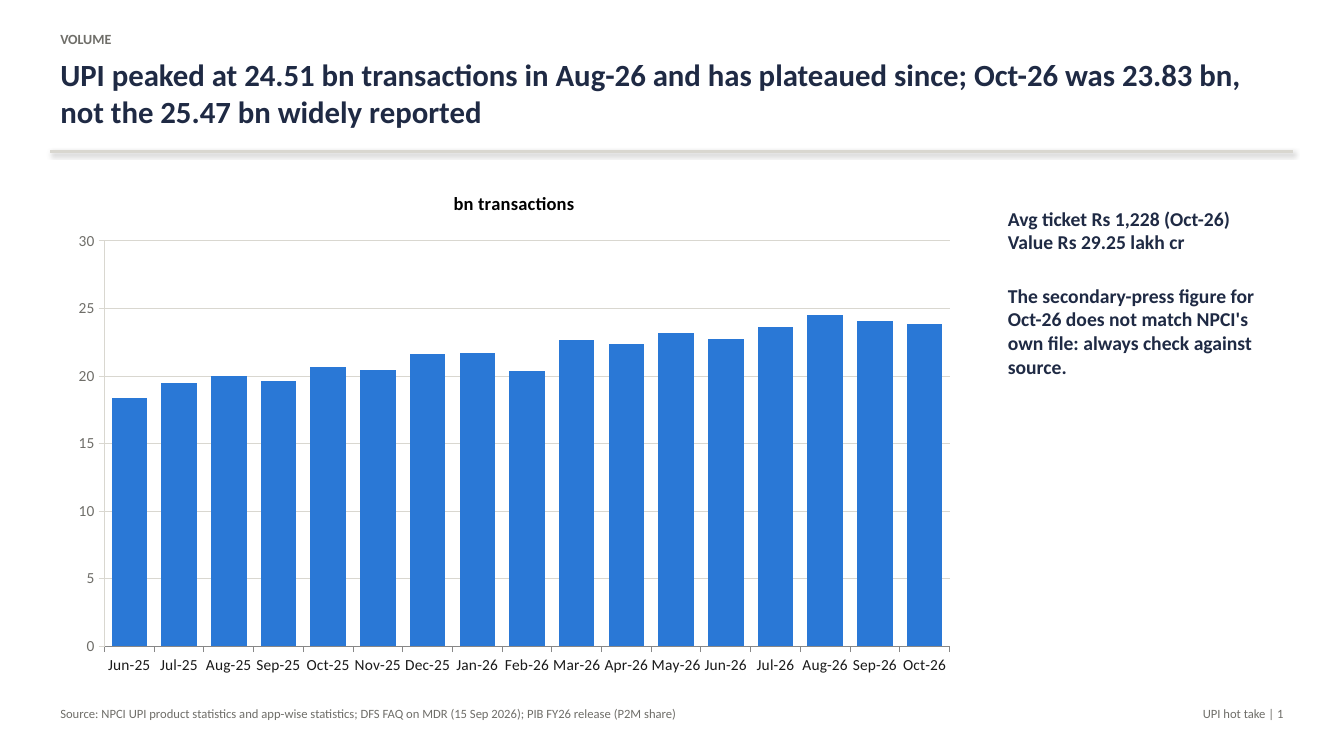
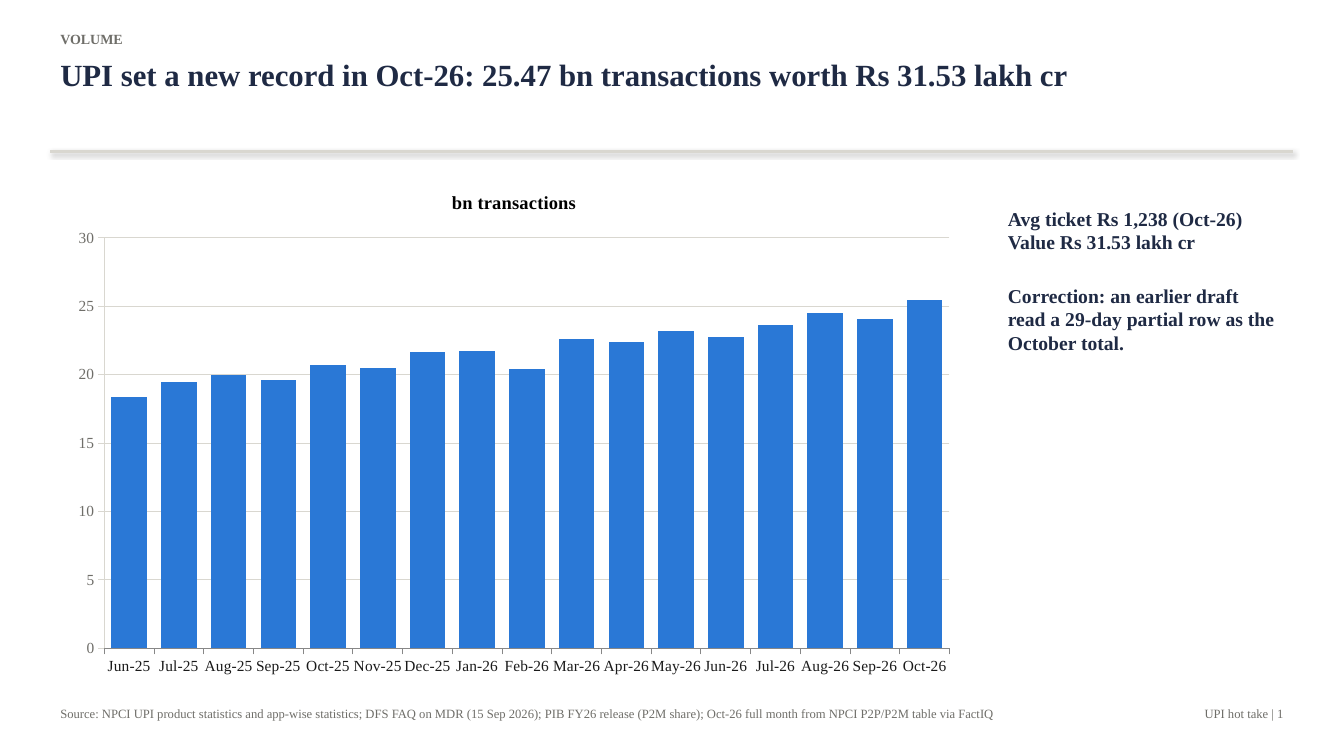
Before and after one commit to DogInfantry/Bank-Profitability, a slide deck: slide 1 of decks/03_UPI_MDR_and_Cap.pptx. Drawn at 1344x756 pixels with LibreOffice and Linux fonts; fonts in the diff are those of the drawing. Boxes give left, top, right and bottom in pixels: in the first picture for what was removed or moved away, otherwise in the second. Text is boxed around its words. In the diff, an @@ line names an element or a change of style, - is before the commit and + after.

Commit message:
HDFC RoA steerco deck, CEO memo and cockpit; scenario export; corrections to UPI Oct-26 and SBI NIM claims
- decks/build_hdfc_deck.py: 31-slide steering-committee deck (SCR, issue tree, modules A-H, levers, bridge, roadmap, KPIs, risks, appendix), Garamond, no italics, source line on every slide
- decks/build_memo.py: two-page CEO memo in pyramid form
- pipeline/export_scenarios.py: flips the scenario selector, recalculates and exports all three scenarios to data/tidy/hdfc_model_outputs.json
- viz: HDFC cockpit tab with scenario switch (RoA path, bridge, levers, drivers)
- Oct-26 UPI is the record month (25.47 bn, full month); SBI Q2 FY27 NIM rose to 2.94%
- v1 workbooks and decks moved to Garamond with no italics
- README rewritten around the problem statement and answer; methodology and sources updated

```diff
--- a/decks/03_UPI_MDR_and_Cap.pptx
+++ b/decks/03_UPI_MDR_and_Cap.pptx
@@ text "VOLUME" at bbox=[60, 35, 122, 44]: font Calibri to Times New Roman @@
@@ text at bbox=[60, 64, 1067, 87]: text changed; font Calibri to Times New Roman @@
-UPI peaked at 24.51 bn transactions in Aug-26 and has plateaued since; Oct-26 was 23.83 bn, not the 25.47 bn widely reported
+UPI set a new record in Oct-26: 25.47 bn transactions worth Rs 31.53 lakh cr
@@ column chart at bbox=[60, 171, 968, 686] @@
@@ bn transactions, Oct-26: 23.8 to 25.5 @@
@@ lettering changed @@
@@ text at bbox=[1008, 212, 1274, 351]: text changed; font Calibri to Times New Roman @@
-Avg ticket Rs 1,228 (Oct-26)
-Value Rs 29.25 lakh cr
-The secondary-press figure for Oct-26 does not match NPCI's own file: always check against source.
+Avg ticket Rs 1,238 (Oct-26)
+Value Rs 31.53 lakh cr
+Correction: an earlier draft read a 29-day partial row as the October total.
@@ text at bbox=[60, 709, 993, 721]: text changed; font Calibri to Times New Roman @@
-Source: NPCI UPI product statistics and app-wise statistics; DFS FAQ on MDR (15 Sep 2026); PIB FY26 release (P2M share)
+Source: NPCI UPI product statistics and app-wise statistics; DFS FAQ on MDR (15 Sep 2026); PIB FY26 release (P2M share); Oct-26 full month from NPCI P2P/P2M table via FactIQ
@@ text "UPI hot take | 1" at bbox=[1205, 709, 1283, 718]: font Calibri to Times New Roman @@
```
Also in this commit, not shown: 2 other slides changed, 30 other files.
